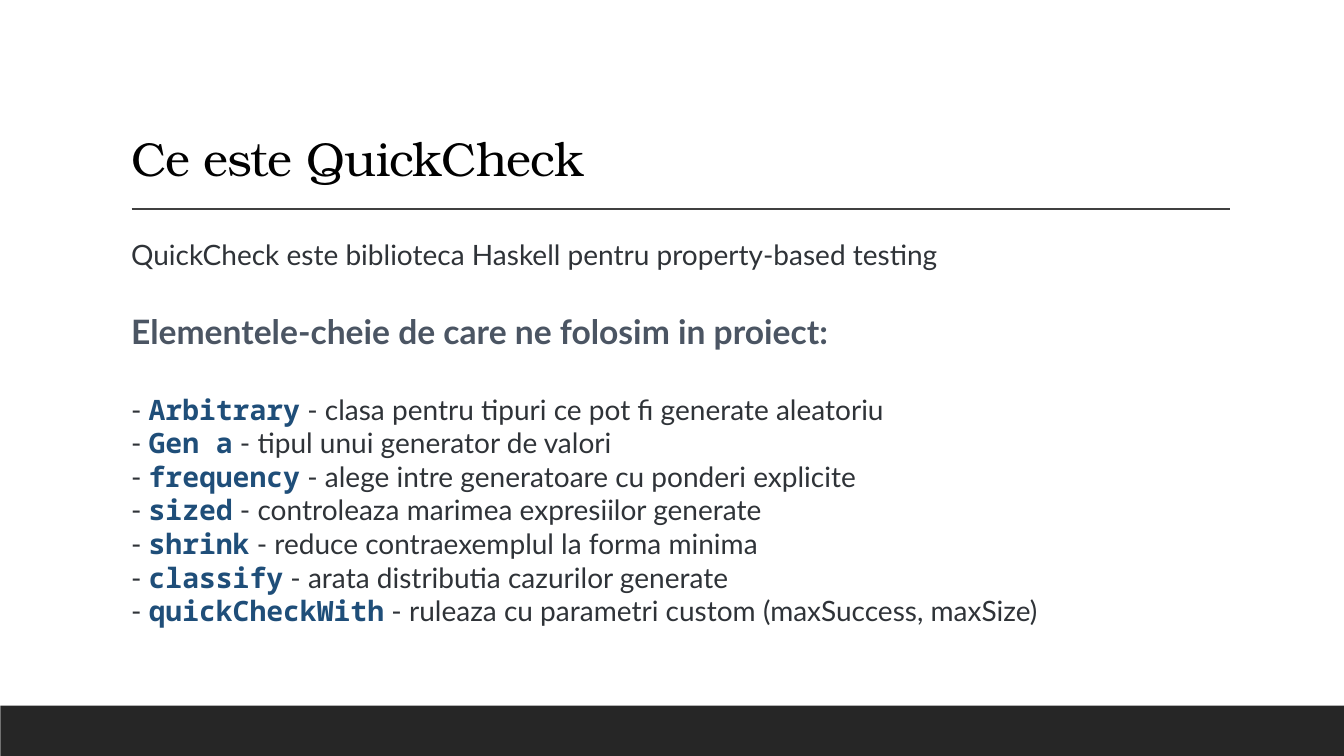
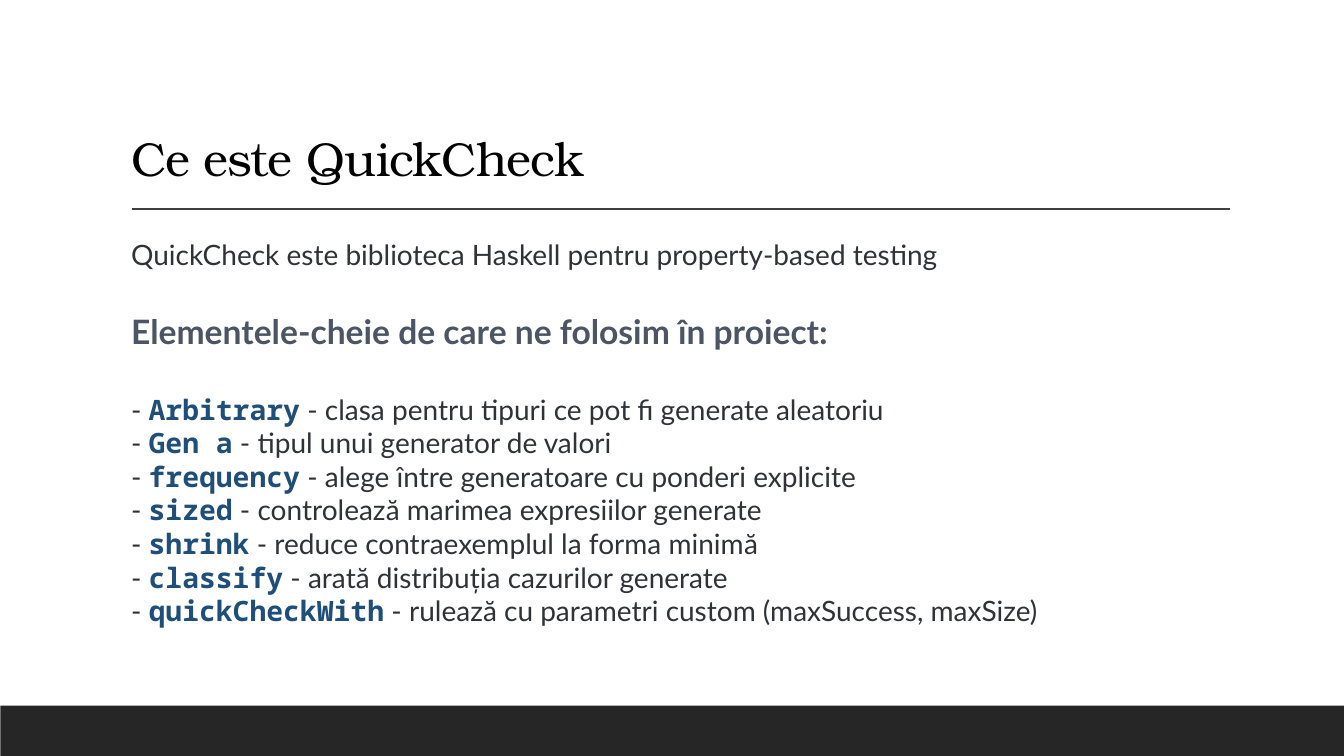
Before and after one commit to alexandrunite/MFIS_Project, a slide deck: slide 5 of Testarea property-based folosind QuickCheck.pptx. Drawn at 1344x756 pixels with LibreOffice and Linux fonts; fonts in the diff are those of the drawing. Boxes give left, top, right and bottom in pixels: in the first picture for what was removed or moved away, otherwise in the second. Text is boxed around its words. In the diff, an @@ line names an element or a change of style, - is before the commit and + after.

```diff
--- a/Testarea property-based folosind QuickCheck.pptx
+++ b/Testarea property-based folosind QuickCheck.pptx
@@ text at (x1=131, y1=244, x2=937, y2=350): text changed @@
-  QuickCheck este biblioteca Haskell pentru property-based testing
-  Elementele-cheie de care ne folosim in proiect:
+  QuickCheck este biblioteca Haskell pentru property-based testing
+  Elementele-cheie de care ne folosim în proiect:
@@ text at (x1=149, y1=465, x2=1038, y2=628): text changed @@
-  - frequency - alege intre generatoare cu ponderi explicite
-  - sized - controleaza marimea expresiilor generate
-  - shrink - reduce contraexemplul la forma minima
-  - classify - arata distributia cazurilor generate
-  - quickCheckWith - ruleaza cu parametri custom (maxSuccess, maxSize)
+  - frequency - alege între generatoare cu ponderi explicite
+  - sized - controlează marimea expresiilor generate
+  - shrink - reduce contraexemplul la forma minimă
+  - classify - arată distribuția cazurilor generate
+  - quickCheckWith - rulează cu parametri custom (maxSuccess, maxSize)
```
Also in this commit, not shown: 15 other slides changed, 1 slide added, 8 other files.
